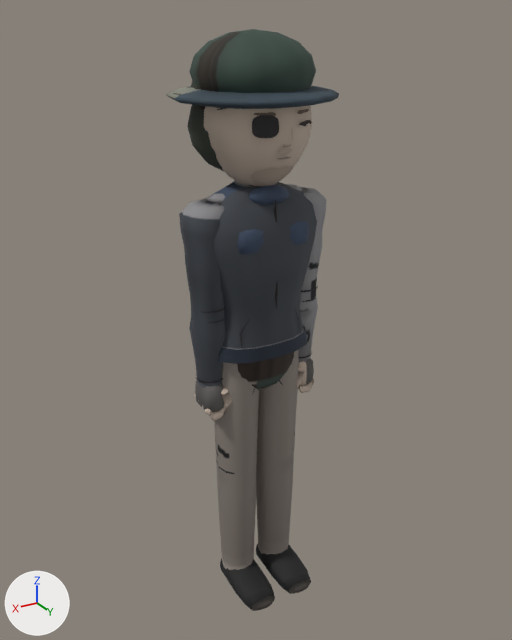
What one commit did to the glTF model assets/models/namilho_a.glb.
Camera for both pictures: a 50 mm lens placed at (1.131, 1.887, 1.993), pointed at (-0.021, -0.034, 1.033). The lights are fixed; the arrows at lower left show +X, +Y and +Z. The first picture is the older version. Vertices at exactly the same position are counted once.

Before the edit, the objects in view are built like this:
```python
me_mesh_0 = bpy.data.meshes.new('Mesh_0')
me_mesh_0.from_pydata(...)  # 4531 vertices, 8196 faces; spans x -0.26..0.26, y -0.27..0.24, z -0.02..1.96
me_mesh_0.materials.append(mat_material_0)
ob_body = bpy.data.objects.new('Body', me_mesh_0)
ob_body.location = (0.0, 0.0, 0.0)
```
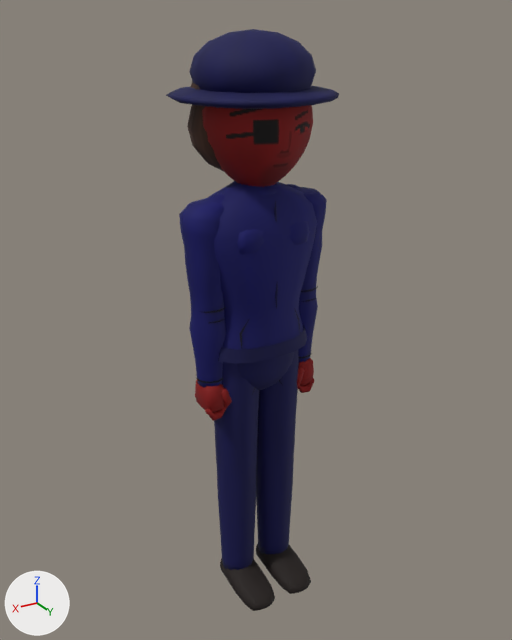
The change in detail:
me_mesh_0 is used by ob_body; location (0.0, 0.0, 0.0).
me_mesh_0 had 4531 vertices, 8196 faces and spanned x -0.26..0.26, y -0.27..0.24, z -0.02..1.96.
me_mesh_0 now has 3671 vertices, 6830 faces and spans x -0.26..0.26, y -0.27..0.24, z -0.02..1.96.
me_mesh_0 part 1: 18 loose pieces with 792 vertices, spanning x -0.1..0.17, y 0.06..0.18, z 1.6..1.78, are deleted.
me_mesh_0 part 2: 26 vertices moved from x -0.14..0.14, y -0.14..0.17, z 1.51..1.81 to x -0.14..0.14, y -0.14..0.17, z 1.5..1.81; 465 vertices removed from x -0.16..0.16, y -0.16..0.17, z 1.46..1.87; 397 vertices added at x -0.17..0.17, y -0.17..0.17, z 1.47..1.88.
me_mesh_0 part 3: 5817 kept faces spanning x -0.26..0.26, y -0.27..0.24, z -0.02..1.96 get new texture (UV) coordinates.
me_mesh_0 part 4: 5951 kept faces spanning x -0.26..0.26, y -0.27..0.24, z -0.02..1.96 get new vertex colours.
Other edits to the shape of me_mesh_0 do not show in these pictures.

Location of each change, (x1, y1, x2, y2) in pixels of the pictures (512 x 640 px; the box of a moved part takes in the faces that stretch with it):
part 1 of me_mesh_0, deleted
    before: (217, 108, 312, 162)
part 2 of me_mesh_0, moved or reshaped
    before: (203, 105, 313, 205)
    after: (202, 105, 313, 195)
part 3 of me_mesh_0, surface changed (darker)
    both: (166, 29, 339, 611)
part 4 of me_mesh_0, recoloured (darker)
    both: (166, 29, 339, 611)
